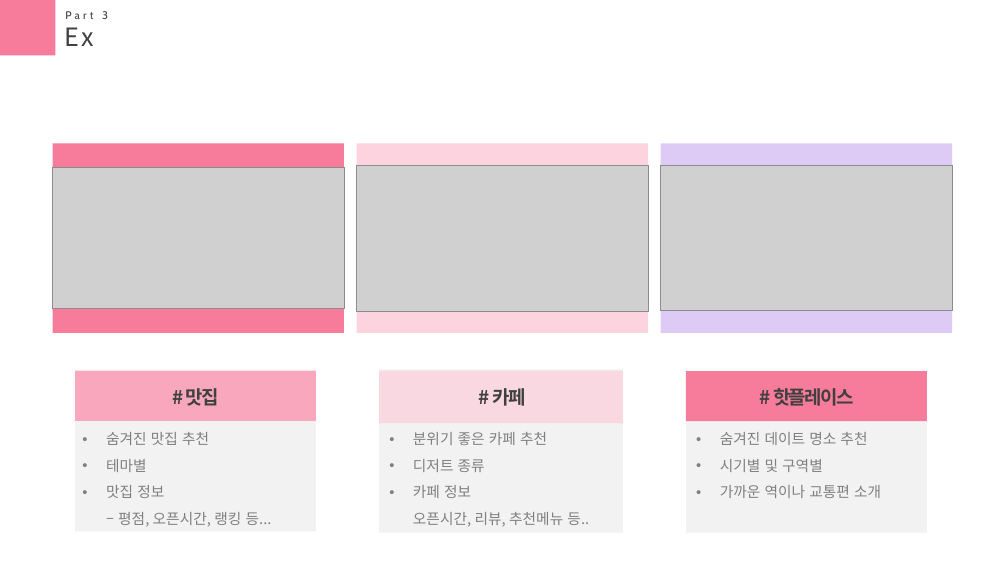
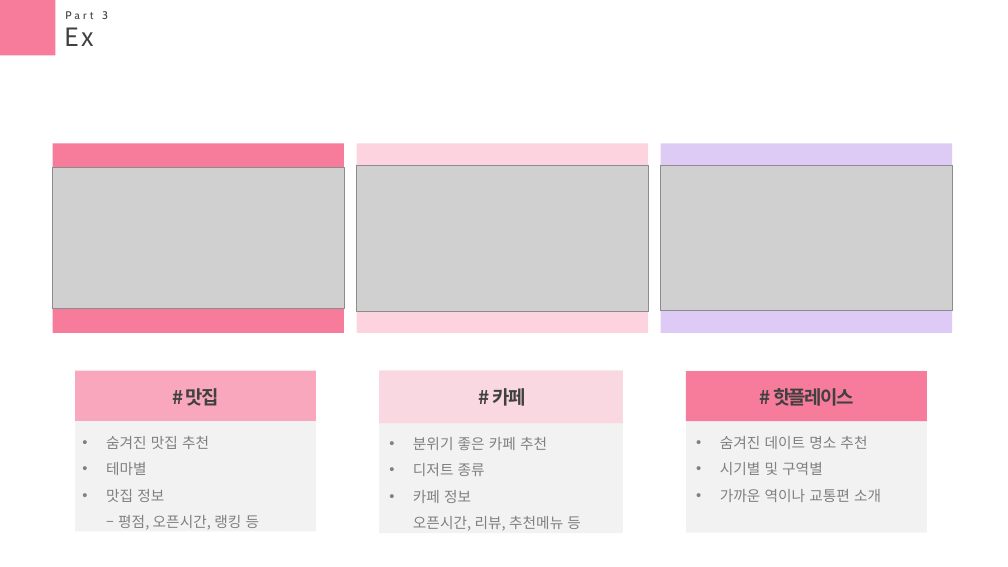
Before and after one commit to seasukmin/DateTeam, a slide deck: slide 7 of 박근모 - 메인/ppt.pptx (slide 6 before the commit). Drawn at 1008x567 pixels with LibreOffice and Linux fonts; fonts in the diff are those of the drawing; grey boxes stand for pictures. Boxes give left, top, right and bottom in pixels: in the first picture for what was removed or moved away, otherwise in the second. Text is boxed around its words. In the diff, an @@ line names an element or a change of style, - is before the commit and + after.

```diff
--- a/박근모 - 메인/ppt.pptx
+++ b/박근모 - 메인/ppt.pptx
@@ text "숨겨진 데이트 명소 추천": place and size @@
-text "숨겨진 데이트 명소 추천" at (720,432,881,498)
+text "숨겨진 데이트 명소 추천" at (720,436,881,502)
@@ text at (106,489,260,530): text changed @@
-• 맛집 정보
-  – 평점, 오픈시간, 랭킹 등...
+• 맛집 정보
+  – 평점, 오픈시간, 랭킹 등
@@ text at (413,490,581,531): text changed @@
-• 카페 정보
-  오픈시간, 리뷰, 추천메뉴 등..
+• 카페 정보
+  오픈시간, 리뷰, 추천메뉴 등
```
Also in this commit, not shown: 7 other slides changed, 2 slides added, 2 slides removed, 2 other files.
